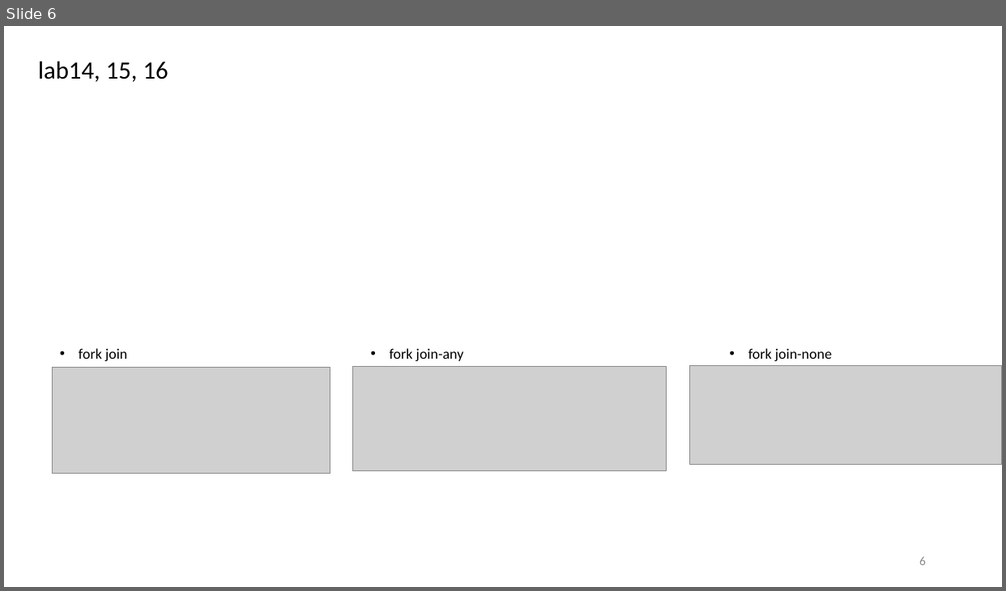
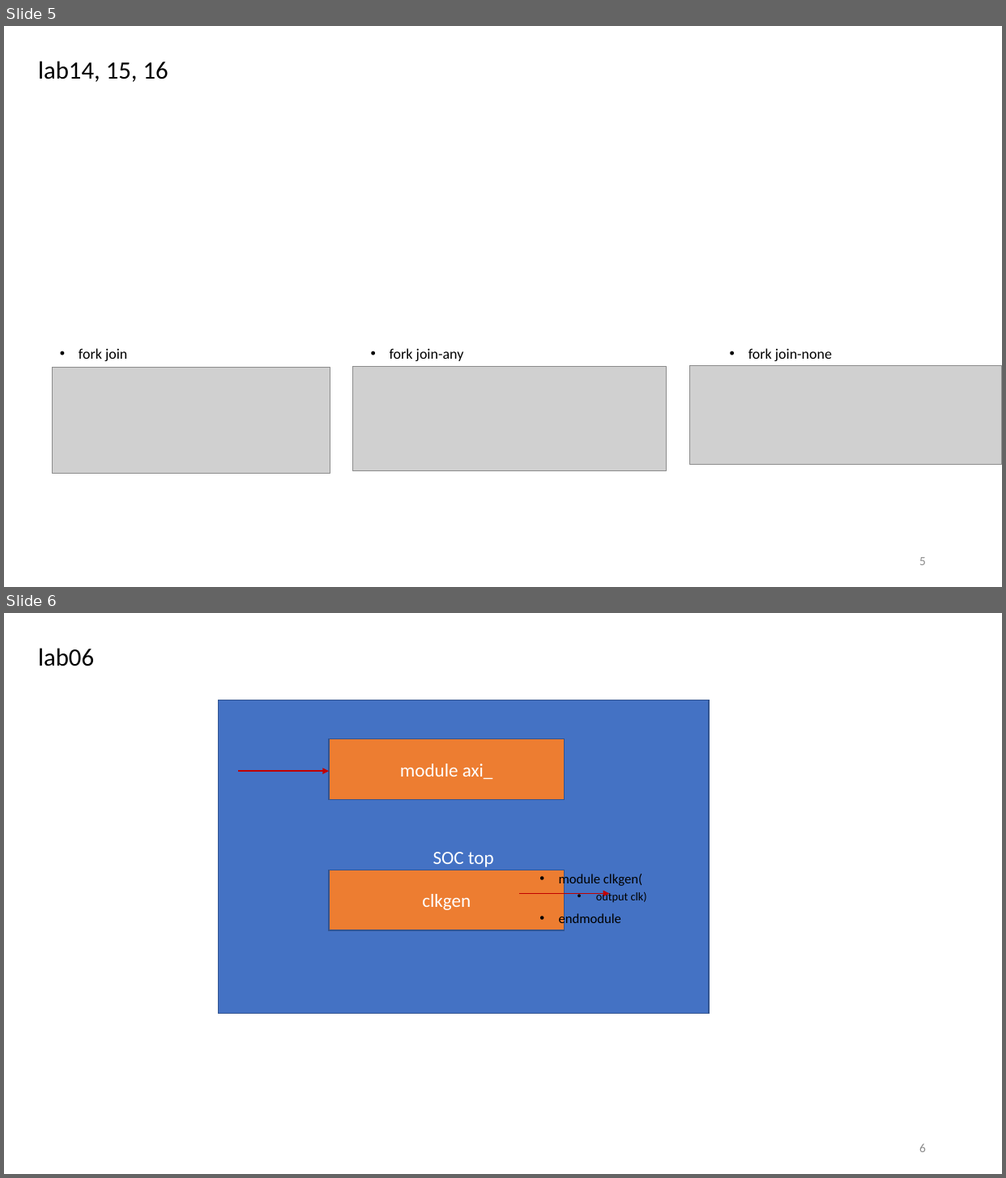
Before and after one commit to r06942072/study_sv, a slide deck: note.pptx. Shown one above the other, each under a label of ours: slide 6 before the commit, slides 5 and 6 after it. The pictures are 1006x591 and 1006x1178 pixels, drawn with LibreOffice and Linux fonts; fonts in the diff are those of the drawing; grey boxes stand for pictures. Boxes give left, top, right and bottom in pixels: in the first picture for what was removed or moved away, otherwise in the second. Text is boxed around its words. In the diff, an @@ line names an element or a change of style, - is before the commit and + after.

```diff
--- a/note.pptx
+++ b/note.pptx
@@ slide 6 added at (4,613,1002,1174), background #FFFFFF @@
@@ title added at (38,648,94,666), 24 pt, text #000000 @@
+lab06
@@ rectangle added at (218,700,710,1013), fill #4472C4, outline #325491 1 pt, 18 pt, text #FFFFFF @@
+SOC top
@@ rectangle added at (329,739,564,800), fill #ED7D31, outline #325491 1 pt, 18 pt, text #FFFFFF @@
+module axi_
@@ arrow added from (238, 771) to (329, 771), #C00000 1.5 pt @@
@@ rectangle added at (329,870,564,931), fill #ED7D31, outline #325491 1 pt, 18 pt, text #FFFFFF @@
+clkgen
@@ text added at (559,873,647,927), 12.9 pt, text #000000 @@
+• module clkgen(
+  • output clk)
+• endmodule
@@ arrow added from (519, 894) to (610, 894), #C00000 1.5 pt @@
@@ page number added at (919,1144,926,1152), 12 pt, text #8C8C8C @@
+6
@@ what was slide 6 is now slide 5 @@
@@ page number at (919,557,926,565): text changed @@
-6
+5
```
Also in this commit, not shown: 1 other slide added, 1 slide removed, 8 other files.
